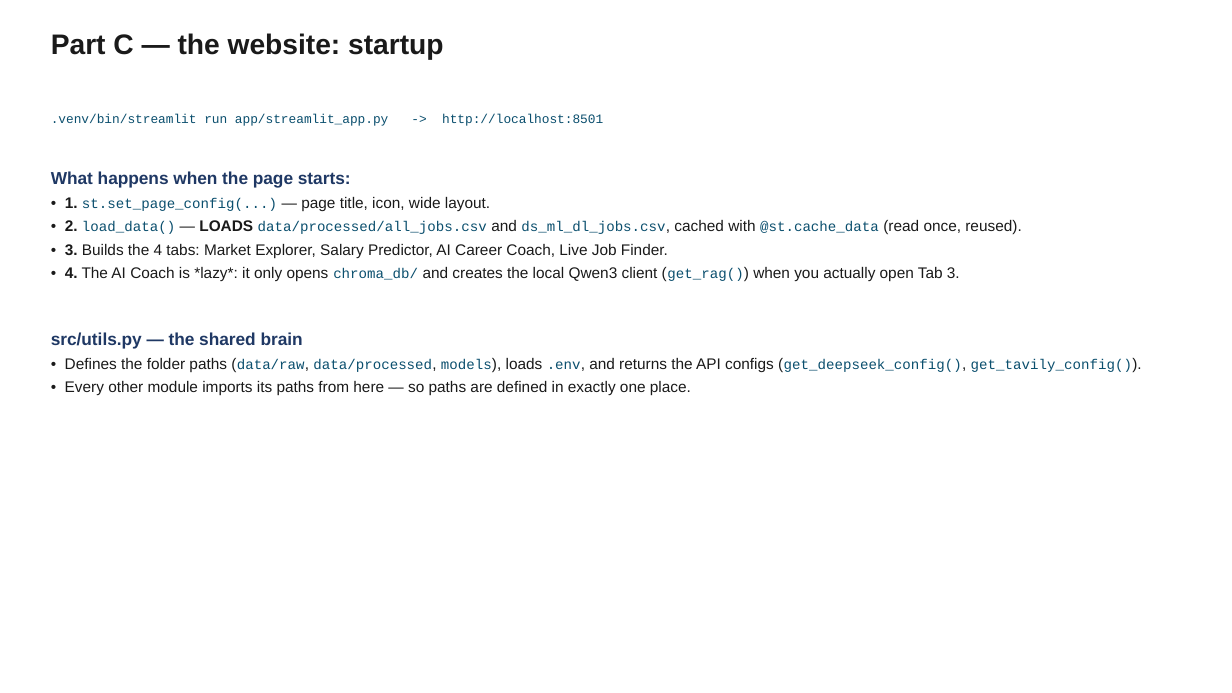
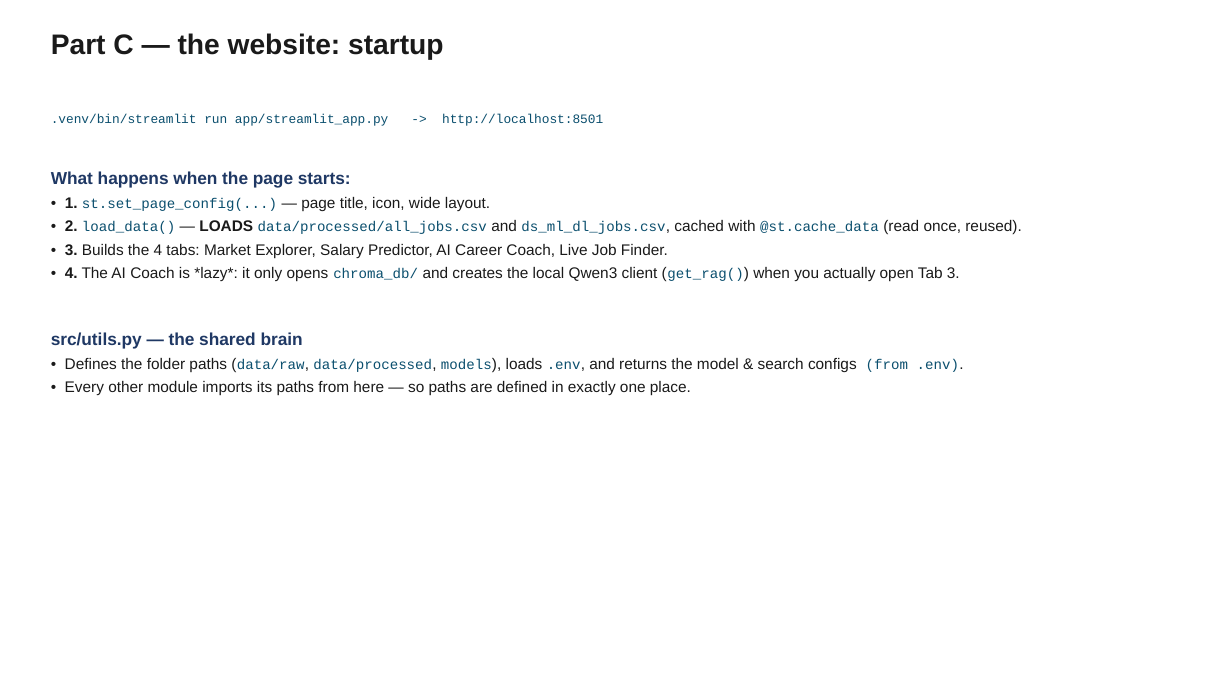
Before and after one commit to windows2t2/project-graduation, a slide deck: slide 15 of presentation.pptx. Drawn at 1232x693 pixels with LibreOffice and Linux fonts; fonts in the diff are those of the drawing. Boxes give left, top, right and bottom in pixels: in the first picture for what was removed or moved away, otherwise in the second. Text is boxed around its words. In the diff, an @@ line names an element or a change of style, - is before the commit and + after.

```diff
--- a/presentation.pptx
+++ b/presentation.pptx
@@ text at (65, 358, 959, 372): text changed; size 11 to 12 pt; font Courier New to Arial; text colour #0B4F6E to #1A1A1A @@
-• Defines the folder paths (data/raw, data/processed, models), loads .env, and returns the API configs (get_deepseek_config(), get_tavily_config()).
+• Defines the folder paths (data/raw, data/processed, models), loads .env, and returns the model & search configs (from .env).
```
Also in this commit, not shown: 4 other slides changed, 2 other files.
